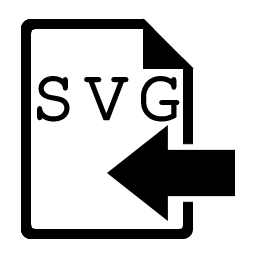
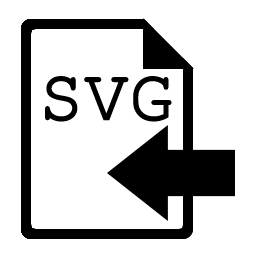
Layered file, before and after one edit (256 × 256). Changes by layer:
painted on "SVG 副本" over [left=21, top=18, right=194, bottom=239]
